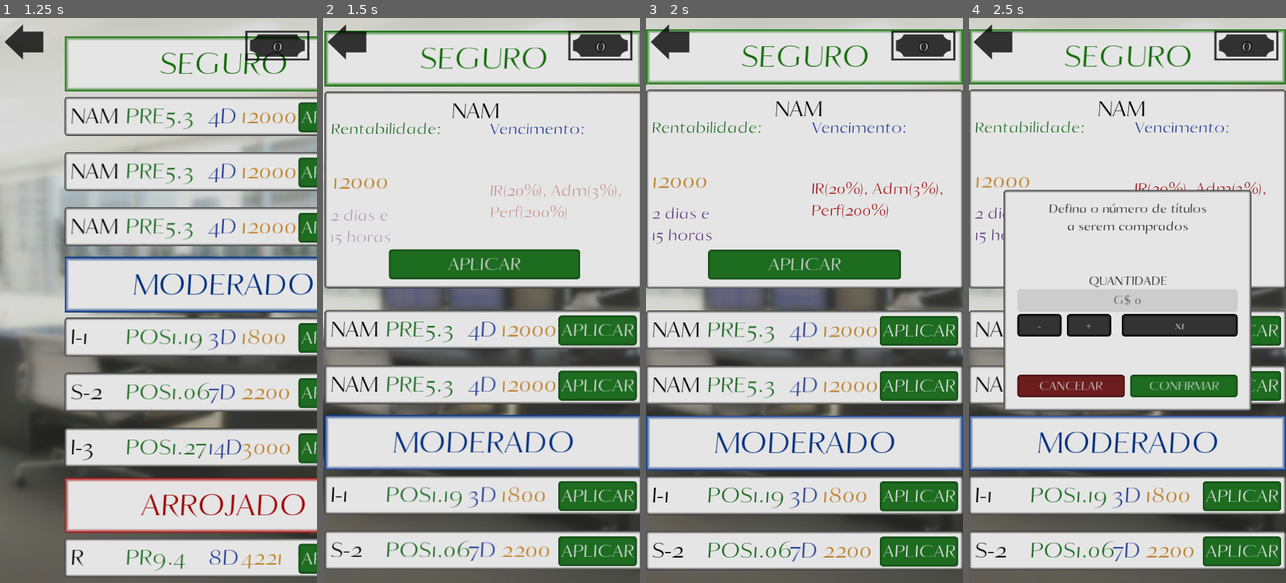
Above: before the commit, frames 1-4 (left to right).
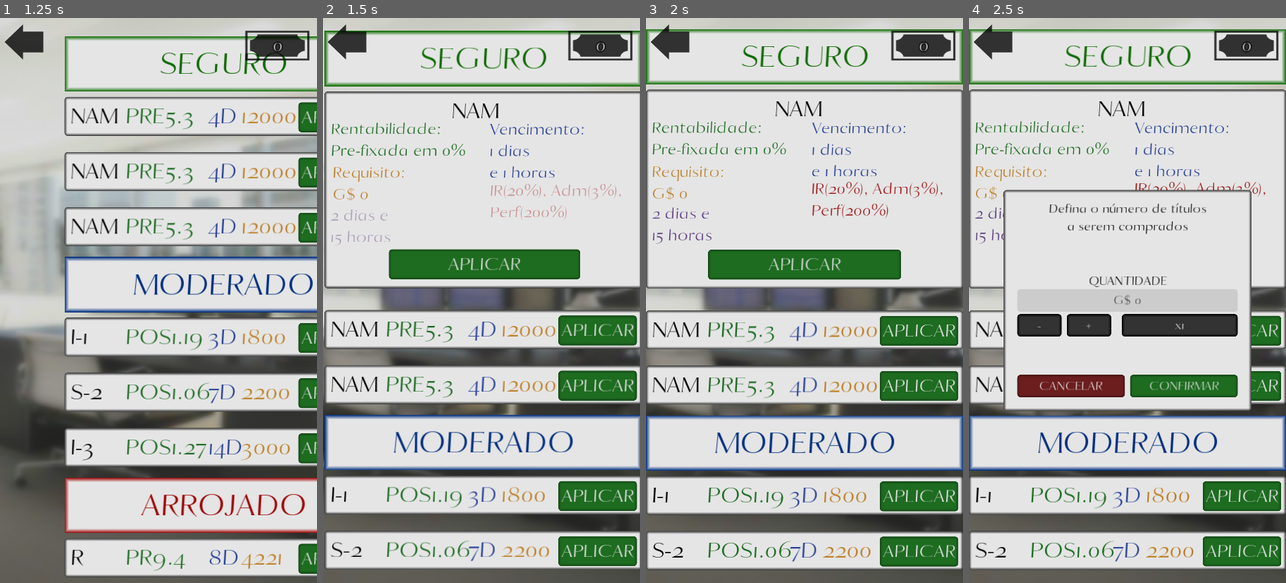
Above: after the commit, the same moments.

Repository: AndreMoukarzel/Grana-Preta
Game: Godot game, scene res://broker/Broker.tscn
Same seed, same stepped clock (60 frames per second), same inputs: the game is played once before the commit and once after it. This scene is started directly instead of the project's main scene.
Inputs:
- Up to frame 1 (1.25 s): click "Investir" at 0.5 s
- Up to frame 2 (1.5 s): click "NAM" at 1.25 s
- Up to frame 3 (2 s): no input
- Up to frame 4 (2.5 s): click "APLICAR" at 2 s

Frame 1 is identical in both runs. In frame 2, 0.8% of the frame differs, in the area x 2-83%, y 18-33%; in frame 3, 0.8%; in frame 4, 0.8%.
Error in both runs: Invalid get index '99' (on base: 'Array'). (res://broker/bond/BondGenerator.gd:123)

Commit message:
Add comments and make Bond's scene executable

Diff:
--- a/broker/bond/Bond.gd
+++ b/broker/bond/Bond.gd
@@ -10,16 +10,16 @@
 
 var is_open = false
 var bond_name : String
-var display_rentability : float # Expected rentability of bond in 5 days
-var rentability : float # How much the bond returns each 4 hours ( or each day, in case of provisioned bonds )
-var rentability_type : String # Pre, Pos index or Pos provisioned
-var expiration
-var min_investment : int
-var min_time
-var taxes
-var creation_time
-var time_left
-var index_value
+var display_rentability : float = 0.0# Expected rentability of bond in 5 days
+var rentability : float = .0 # How much the bond returns each 4 hours ( or each day, in case of provisioned bonds )
+var rentability_type : String = 'Pre-fixada' # ('Pre-fixada', 'Pos-fixada' or 'Prov') Prefixated, Posfixated index or Posfixated indexed on expected profit
+var expiration # [days, hours]
+var min_investment : int # Minimum ammount of G$ you can buy of this Bond at one trade
+var min_time # [days, hours] Time the bond will be unsellable for after buying it
+var taxes = [0.0, 0.0, 0.0] # [IR, Administration, Performance] Taxation on this bond
+var creation_time = OS.get_datetime() # Time the bond was created
+var time_left = [1, 1] # [days, hours] Time left until expiration
+var index_value = 0    # Value of index used in chanceful bonds
 
 
 func setup(bond_name : String, five_day_rentability : float, rentability_type : String, expiration, min_investment : int, min_time : Array, taxes : Array, creation_time, index_value = null):
@@ -63,7 +63,6 @@
 	elif rentability_type == "Prov":
 		$Rentability.text = str("PR", stepify(display_rentability, 0.1))
 		$Name.text = bond_name
-
 
 
 	$Expiration.rect_scale = Vector2(1, 1)
